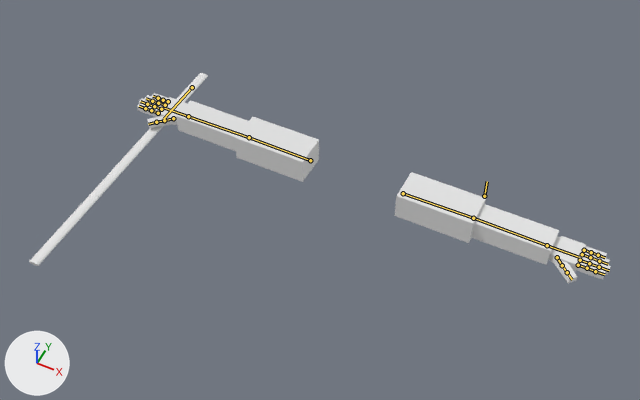
The Blender file components/character/assets/blender/fp_rig.blend: old version first, new version second.
Both versions are drawn from a camera (50 mm lens) standing at (0.96, -2.24, 2.58) and looking at (-0.07, -0.18, 0.0). Every picture has the same lights, and +X, +Y and +Z are marked at lower left. The older version comes first. The bones that change, and the others that lie on the model, are drawn over the model as lines.

Objects in the first picture: 'MockSword', 'arms'.
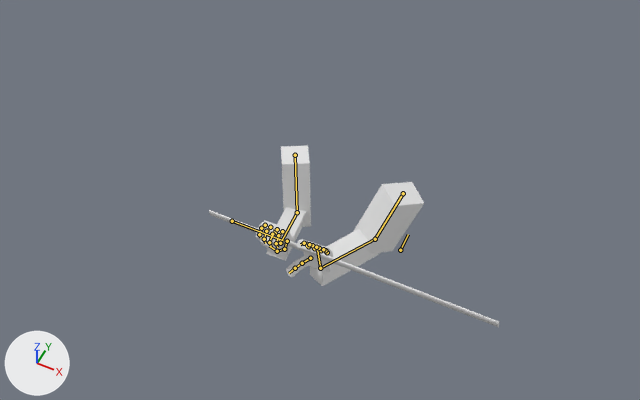
The newer file adds an action. The first version stands in its rest pose; the second is drawn at frame 15 of the action 'Inspect'.

Boxes (x1, y1, x2, y2) around the edits, measured in the pictures (640 x 400 px):
'arms', posed (64% narrower, 26% shorter)
    before: (137, 93, 611, 283)
    after: (256, 145, 424, 286)
'MockSword', posed (62% wider, 39% shorter)
    before: (29, 73, 208, 266)
    after: (209, 210, 499, 327)
bone 'Hand.Ctrl.L', root to tip
    before: (547, 245) to (579, 257)
    after: (320, 268) to (317, 250)
bone 'Pole.L', root to tip
    before: (484, 196) to (487, 181)
    after: (400, 250) to (408, 234)
bone 'SwordBone', root to tip
    before: (192, 87) to (163, 119)
    after: (232, 221) to (283, 240)

What changed in the scene script:
```text
Change bone_thumb_ctrl_l:
    where bone_thumb_ctrl_l = bpy.data.objects['rig'].pose.bones['Thumb.Ctrl.L']  # child of 'Hand.L'
    bone_thumb_ctrl_l.location: (0.0, 0.0, 0.0) -> (0.026, 0.005, -0.004)
    bone_thumb_ctrl_l.rotation_quaternion: (1.0, 0.0, 0.0, 0.0) -> (0.75, 0.478, 0.336, -0.308)  # degrees (0, 0, 0) -> degrees (58, 53, -14)
Change bone_index_ctrl_l:
    where bone_index_ctrl_l = bpy.data.objects['rig'].pose.bones['Index.Ctrl.L']  # child of 'Hand.L'
    bone_index_ctrl_l.rotation_quaternion: (1.0, 0.0, 0.0, 0.0) -> (0.99, 0.0, 0.0, -0.138)  # degrees (0, 0, 0) -> degrees (0, 0, -16)
Change bone_middle_ctrl_l:
    where bone_middle_ctrl_l = bpy.data.objects['rig'].pose.bones['Middle.Ctrl.L']  # child of 'Hand.L'
    bone_middle_ctrl_l.rotation_quaternion: (1.0, 0.0, 0.0, 0.0) -> (0.99, 0.0, 0.0, -0.138)  # degrees (0, 0, 0) -> degrees (0, 0, -16)
Change bone_ring_ctrl_l:
    where bone_ring_ctrl_l = bpy.data.objects['rig'].pose.bones['Ring.Ctrl.L']  # child of 'Hand.L'
    bone_ring_ctrl_l.rotation_quaternion: (1.0, 0.0, 0.0, 0.0) -> (0.99, 0.0, 0.0, -0.138)  # degrees (0, 0, 0) -> degrees (0, 0, -16)
Change bone_little_ctrl_l:
    where bone_little_ctrl_l = bpy.data.objects['rig'].pose.bones['Little.Ctrl.L']  # child of 'Hand.L'
    bone_little_ctrl_l.rotation_quaternion: (1.0, 0.0, 0.0, 0.0) -> (0.99, 0.0, 0.0, -0.138)  # degrees (0, 0, 0) -> degrees (0, 0, -16)
Change bone_hand_ctrl_l:
    where bone_hand_ctrl_l = bpy.data.objects['rig'].pose.bones['Hand.Ctrl.L']  # child of 'Root'
    bone_hand_ctrl_l.location: (0.0, 0.0, 0.0) -> (0.237, -0.787, 0.31)
    bone_hand_ctrl_l.rotation_quaternion: (1.0, 0.0, 0.0, 0.0) -> (0.502, 0.516, -0.439, 0.484)  # degrees (0, 0, 0) -> degrees (74, -84, 20)
Change bone_upperarm_ctrl_l:
    where bone_upperarm_ctrl_l = bpy.data.objects['rig'].pose.bones['UpperArm.Ctrl.L']  # child of 'Root'
    bone_upperarm_ctrl_l.rotation_quaternion: (1.0, 0.0, 0.0, 0.0) -> (0.676, 0.0, -0.737, 0.0)  # degrees (0, 0, 0) -> degrees (0, -95, 0)
Change bone_pole_l:
    where bone_pole_l = bpy.data.objects['rig'].pose.bones['Pole.L']  # child of 'UpperArm.Ctrl.L'
    bone_pole_l.location: (0.0, 0.0, 0.0) -> (-0.283, 0.018, -0.215)
Change bone_thumb_ctrl_r:
    where bone_thumb_ctrl_r = bpy.data.objects['rig'].pose.bones['Thumb.Ctrl.R']  # child of 'Hand.R'
    bone_thumb_ctrl_r.rotation_quaternion: (1.0, 0.0, 0.0, 0.0) -> (0.665, 0.394, -0.432, 0.464)  # degrees (0, 0, 0) -> degrees (21, -70, 55)
Change bone_index_ctrl_r:
    where bone_index_ctrl_r = bpy.data.objects['rig'].pose.bones['Index.Ctrl.R']  # child of 'Hand.R'
    bone_index_ctrl_r.rotation_quaternion: (1.0, 0.0, 0.0, 0.0) -> (0.87, 0.0, 0.0, 0.494)  # degrees (0, 0, 0) -> degrees (0, 0, 59)
Change bone_middle_ctrl_r:
    where bone_middle_ctrl_r = bpy.data.objects['rig'].pose.bones['Middle.Ctrl.R']  # child of 'Hand.R'
    bone_middle_ctrl_r.rotation_quaternion: (1.0, 0.0, 0.0, 0.0) -> (0.87, 0.0, 0.0, 0.494)  # degrees (0, 0, 0) -> degrees (0, 0, 59)
Change bone_ring_ctrl_r:
    where bone_ring_ctrl_r = bpy.data.objects['rig'].pose.bones['Ring.Ctrl.R']  # child of 'Hand.R'
    bone_ring_ctrl_r.rotation_quaternion: (1.0, 0.0, 0.0, 0.0) -> (0.87, 0.0, 0.0, 0.494)  # degrees (0, 0, 0) -> degrees (0, 0, 59)
Change bone_little_ctrl_r:
    where bone_little_ctrl_r = bpy.data.objects['rig'].pose.bones['Little.Ctrl.R']  # child of 'Hand.R'
    bone_little_ctrl_r.rotation_quaternion: (1.0, 0.0, 0.0, 0.0) -> (0.868, 0.0, 0.0, 0.497)  # degrees (0, 0, 0) -> degrees (0, 0, 60)
Change bone_hand_ctrl_r:
    where bone_hand_ctrl_r = bpy.data.objects['rig'].pose.bones['Hand.Ctrl.R']  # child of 'Root'
    bone_hand_ctrl_r.location: (0.0, 0.0, 0.0) -> (-0.165, -0.608, 0.317)
    bone_hand_ctrl_r.rotation_quaternion: (1.0, 0.0, 0.0, 0.0) -> (0.577, 0.549, 0.434, -0.422)  # degrees (0, 0, 0) -> degrees (86, 75, -2)
Change bone_upperarm_ctrl_r:
    where bone_upperarm_ctrl_r = bpy.data.objects['rig'].pose.bones['UpperArm.Ctrl.R']  # child of 'Root'
    bone_upperarm_ctrl_r.location: (0.0, 0.0, 0.0) -> (0.001, 0.071, 0.002)
    bone_upperarm_ctrl_r.rotation_quaternion: (1.0, 0.0, 0.0, 0.0) -> (0.829, 0.0, -0.016, 0.558)  # degrees (0, 0, 0) -> degrees (-1, -1, 68)
Change bone_swordbone:
    where bone_swordbone = bpy.data.objects['rig'].pose.bones['SwordBone']  # child of 'Root'
    bone_swordbone.location: (0.0, 0.0, 0.0) -> (0.0, 0.008, -0.008)
```
